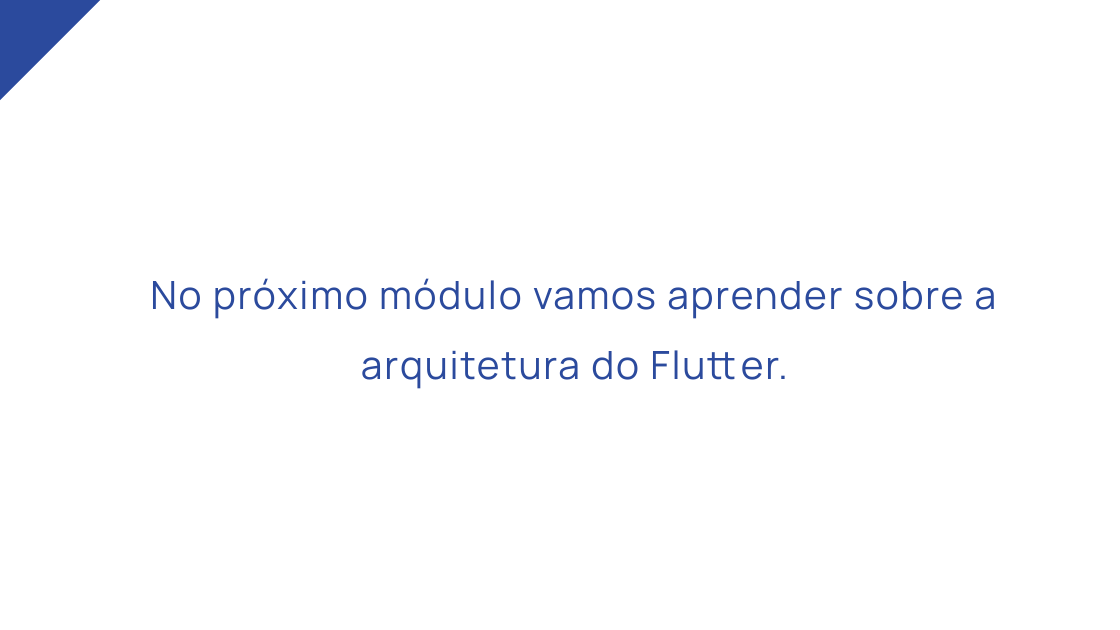
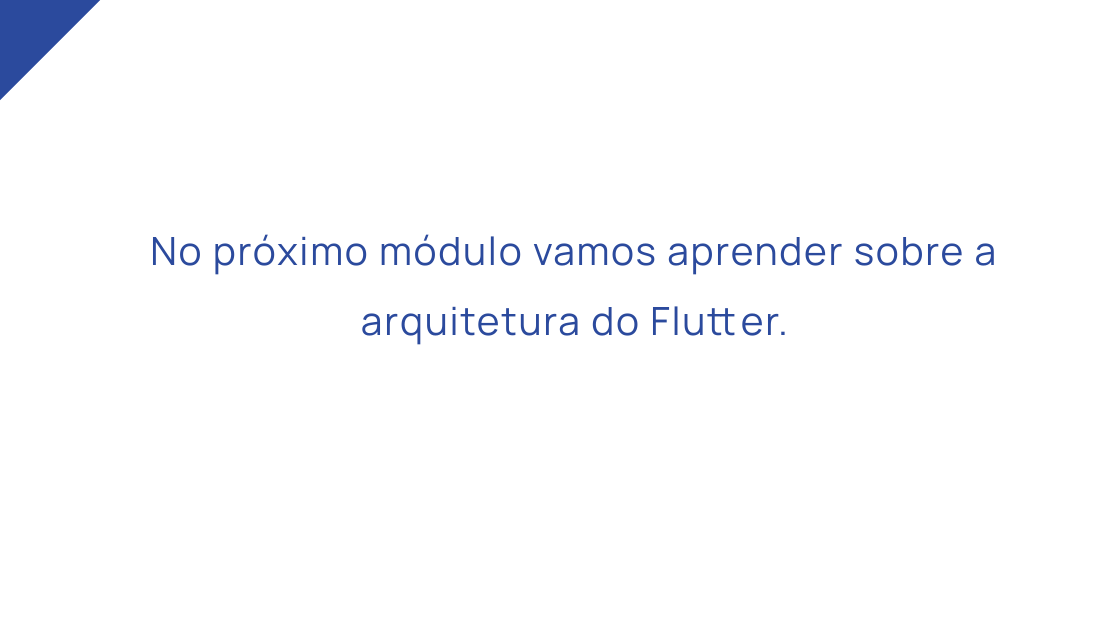
Before and after one commit to nataliascosta/Flutter, a slide deck: slide 9 of Módulo 01 - Introdução ao Flutter/Módulo I - Introdução ao Flutter.pptx (slide 7 before the commit). Drawn at 1120x630 pixels with LibreOffice and Linux fonts; fonts in the diff are those of the drawing. Boxes give left, top, right and bottom in pixels: in the first picture for what was removed or moved away, otherwise in the second. Text is boxed around its words. In the diff, an @@ line names an element or a change of style, - is before the commit and + after.

```diff
--- a/Módulo 01 - Introdução ao Flutter/Módulo I - Introdução ao Flutter.pptx
+++ b/Módulo 01 - Introdução ao Flutter/Módulo I - Introdução ao Flutter.pptx
@@ text "No próximo módulo vamos aprender ...": place and size @@
-text "No próximo módulo vamos aprender ..." at bbox=[150, 278, 997, 389]
+text "No próximo módulo vamos aprender ..." at bbox=[150, 234, 997, 345]
```
Also in this commit, not shown: 2 other slides changed, 2 slides added, 1 other file.
